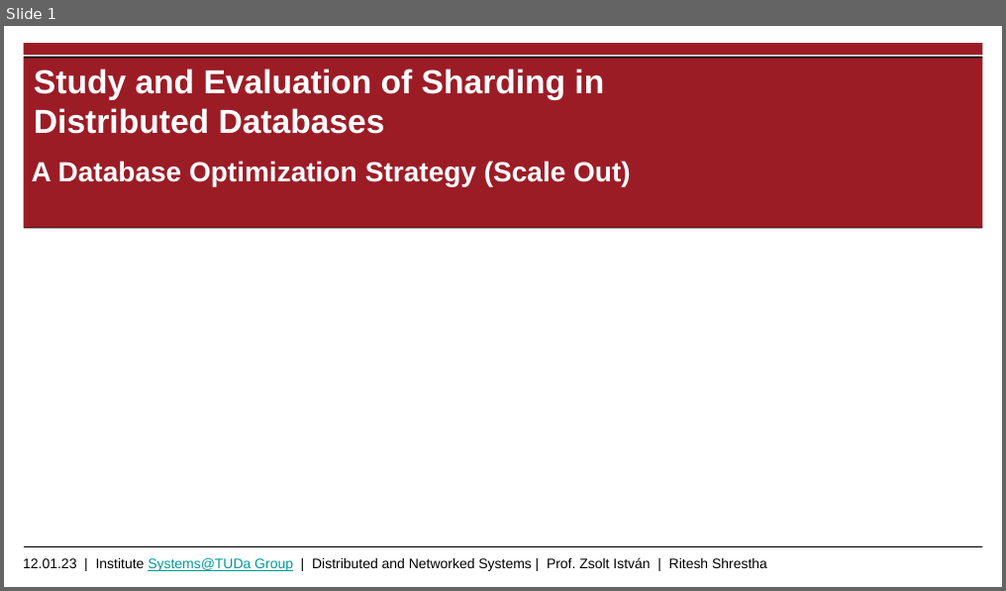
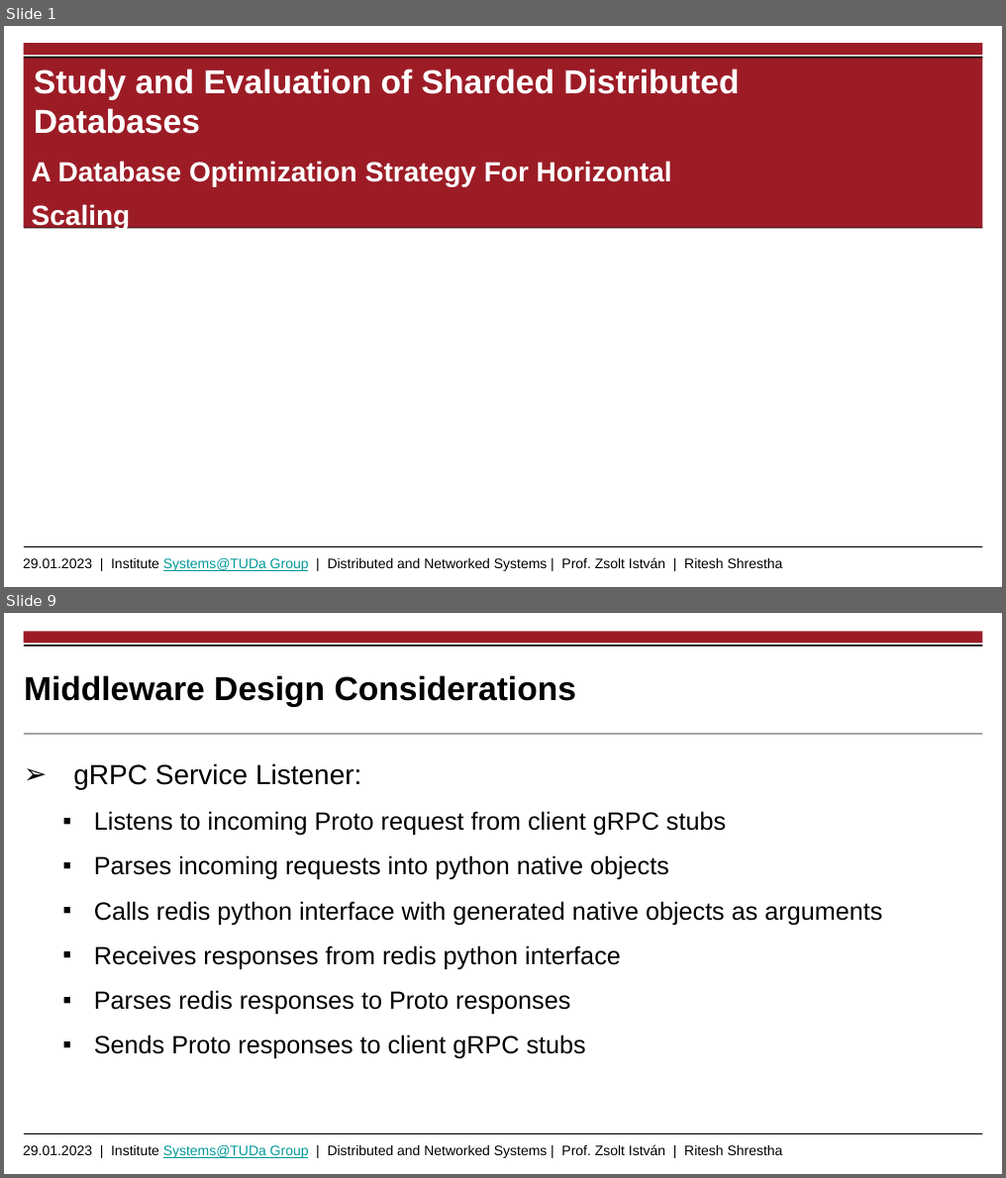
Before and after one commit to riteshCodes/sharded-distributed-databases, a slide deck: Documentation/Thesis_Presentation_Shrestha_Ritesh.pptx. Shown one above the other, each under a label of ours: slide 1 before the commit, slides 1 and 9 after it; the slides between them are not shown. The pictures are 1006x591 and 1006x1178 pixels, drawn with LibreOffice and Linux fonts; fonts in the diff are those of the drawing; background and template pictures are left out. Boxes give left, top, right and bottom in pixels: in the first picture for what was removed or moved away, otherwise in the second. Text is boxed around its words. In the diff, an @@ line names an element or a change of style, - is before the commit and + after.

Commit message:
Add documentation slides for design considerations

```diff
--- a/Documentation/Thesis_Presentation_Shrestha_Ritesh.pptx
+++ b/Documentation/Thesis_Presentation_Shrestha_Ritesh.pptx
@@ slide 9 added at [4,613,1002,1174], background #FFFFFF; not listed: 2 template elements that a slide beside it also shows @@
@@ rectangle added at [24,631,983,643], fill #9C1C26 @@
@@ line added from (24, 645) to (983, 645), #000000 1.2 pt @@
@@ title added at [24,675,576,707], 24 pt, text #000000, bold @@
+Middleware Design Considerations
@@ line added from (24, 734) to (983, 734), #000000 0.6 pt @@
@@ text added at [73,763,882,1059], 18 pt, text #000000 @@
+➢ gRPC Service Listener:
+    ▪ Listens to incoming Proto request from client gRPC stubs
+    ▪ Parses incoming requests into python native objects
+    ▪ Calls redis python interface with generated native objects as arguments
+    ▪ Receives responses from redis python interface
+    ▪ Parses redis responses to Proto responses
+    ▪ Sends Proto responses to client gRPC stubs
@@ slide 1 changed as well @@
@@ title at [34,69,739,134]: text changed @@
-Study and Evaluation of Sharding in Distributed Databases
+Study and Evaluation of Sharded Distributed Databases
@@ subtitle at [32,161,672,230]: text changed @@
-A Database Optimization Strategy (Scale Out)
+A Database Optimization Strategy For Horizontal Scaling
@@ text at [23,558,783,571]: text changed @@
-12.01.23 | Institute Systems@TUDa Group | Distributed and Networked Systems | Prof. Zsolt István | Ritesh Shrestha
+29.01.2023 | Institute Systems@TUDa Group | Distributed and Networked Systems | Prof. Zsolt István | Ritesh Shrestha
```
Also in this commit, not shown: 1 other slide changed, 22 other slides added, 4 slides removed, 1 other file.
